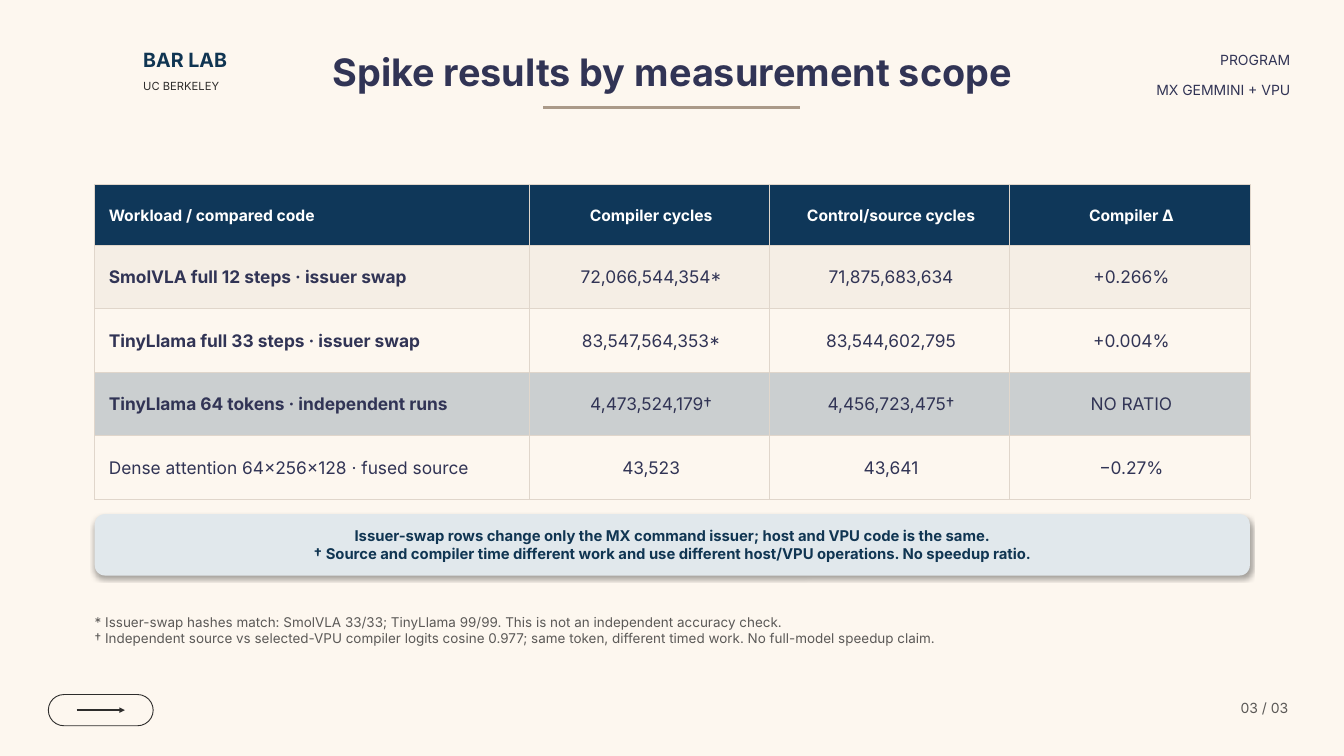
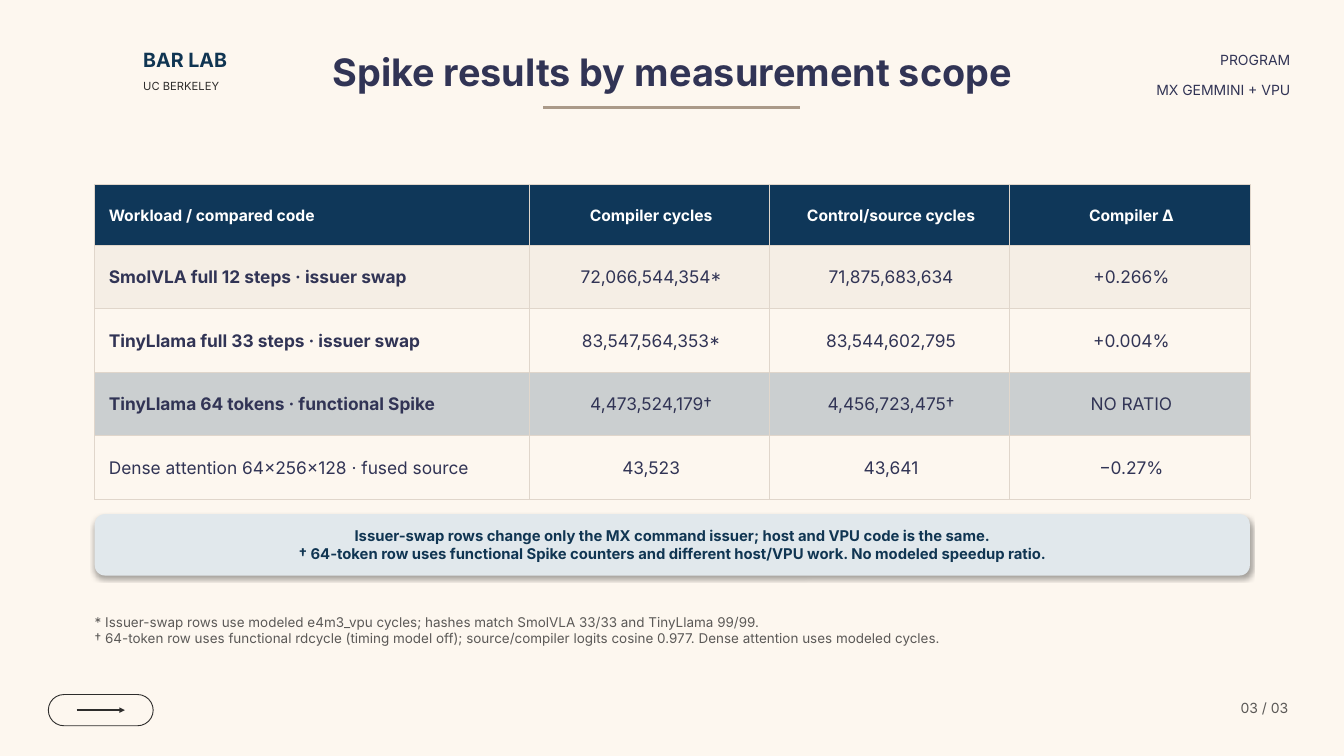
Before and after one commit to ucb-bar/mx-gemmini-mlir, a slide deck: slide 3 of docs/presentations/mx_gemmini_dialect_overview.pptx. Drawn at 1344x756 pixels with LibreOffice and Linux fonts; fonts in the diff are those of the drawing; background and template pictures are left out. Boxes give left, top, right and bottom in pixels: in the first picture for what was removed or moved away, otherwise in the second. Text is boxed around its words. In the diff, an @@ line names an element or a change of style, - is before the commit and + after.

Commit message:
Clarify functional and modeled Spike cycle scopes

```diff
--- a/docs/presentations/mx_gemmini_dialect_overview.pptx
+++ b/docs/presentations/mx_gemmini_dialect_overview.pptx
@@ table at bbox=[95, 185, 1250, 499] @@
-row 4, column 1: TinyLlama 64 tokens · independent runs
+row 4, column 1: TinyLlama 64 tokens · functional Spike
@@ text in rounded rectangle at bbox=[311, 547, 1046, 562]: text changed @@
-† Source and compiler time different work and use different host/VPU operations. No speedup ratio.
+† 64-token row uses functional Spike counters and different host/VPU work. No modeled speedup ratio.
@@ text at bbox=[105, 616, 939, 646]: text changed @@
-* Issuer-swap hashes match: SmolVLA 33/33; TinyLlama 99/99. This is not an independent accuracy check.
-† Independent source vs selected-VPU compiler logits cosine 0.977; same token, different timed work. No full-model speedup claim.
+* Issuer-swap rows use modeled e4m3_vpu cycles; hashes match SmolVLA 33/33 and TinyLlama 99/99.
+† 64-token row uses functional rdcycle (timing model off); source/compiler logits cosine 0.977. Dense attention uses modeled cycles.
```
Also in this commit, not shown: 12 other files.
